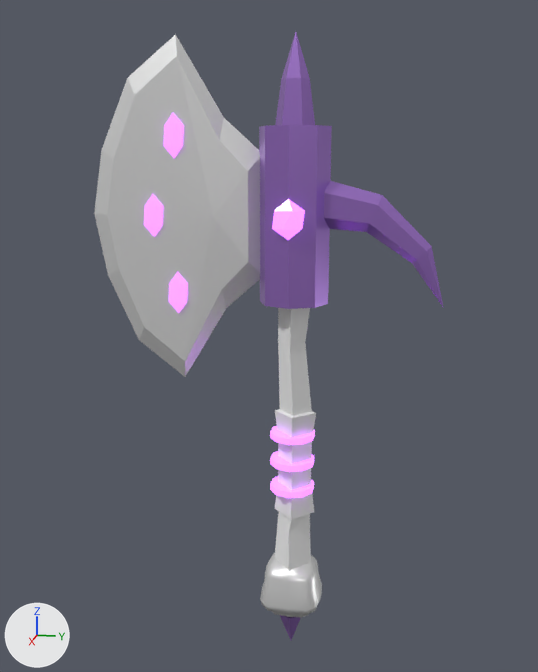
What one commit did to the glTF model public/assets/models/axe_epic.glb.
Before and after are seen from a 50 mm camera at (221.9, 35.9, 96.9) aimed at (-2.5, -9.0, 40.8). Lighting does not change. The marker at lower left points along +X, +Y and +Z. The first picture is the older version. Vertices at exactly the same position are counted once.

Objects in the first picture: 'axe_epic_export'.
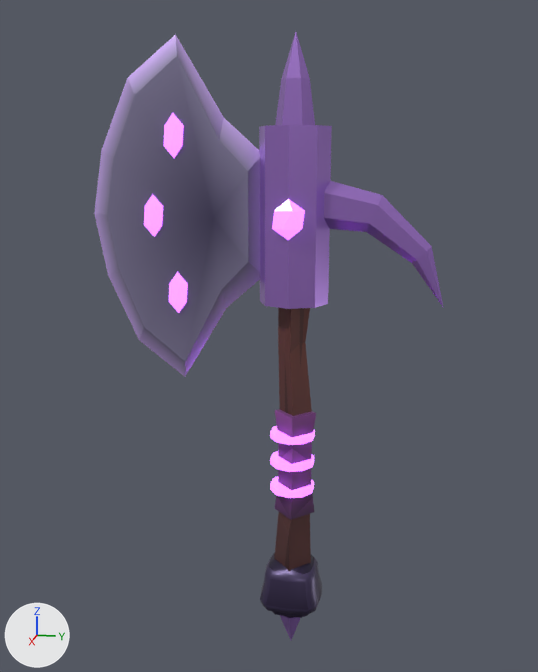
Boxes [x1, y1, x2, y2] around the edits, measured in the pictures (538 x 672 px; the box of a moved part takes in the faces that stretch with it):
part 1 of me_axe_epic_001, moved or reshaped: [274, 308, 316, 571] in both
part 2 of me_axe_epic_001, recoloured (grey to blue): [94, 34, 322, 618] in both

What the commit changed:
me_axe_epic_001 has 495 vertices, 896 faces and spans x -13.0..13.0, y -65.0..44.0, z -67.0..130.0.
me_axe_epic_001 is used by ob_axe_epic_export; location (0.0, 0.0, 0.0).
Part 1, on me_axe_epic_001:
102 faces are deleted.
50 new faces join them, mat_axe_epic_shaft.
52 new faces join them, mat_axe_epic_wrap.
me_axe_epic_001 part 2: 492 kept faces spanning x -10.0..10.0, y -65.0..9.0, z -56.0..130.0 get new vertex colours.
